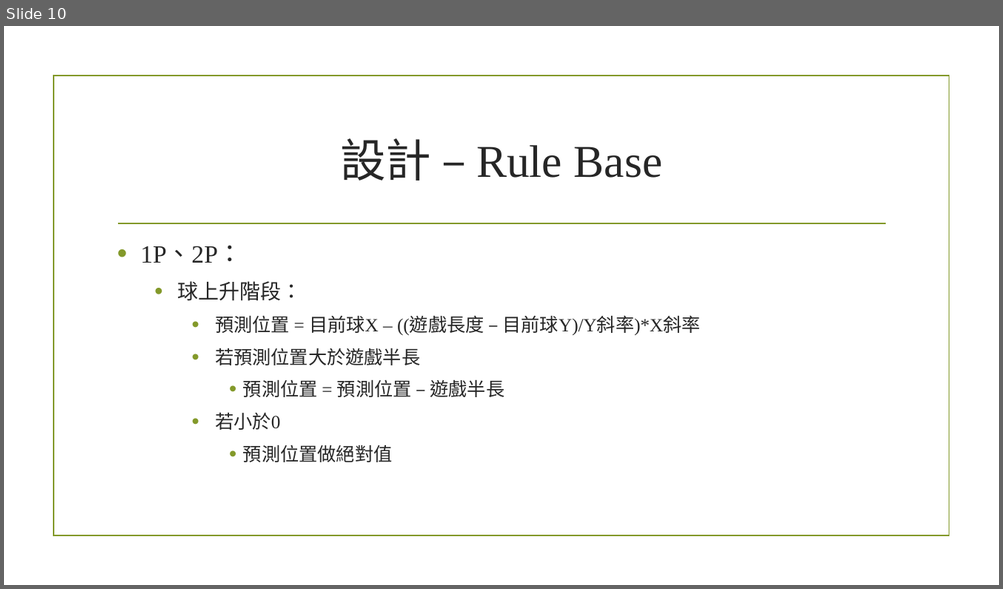
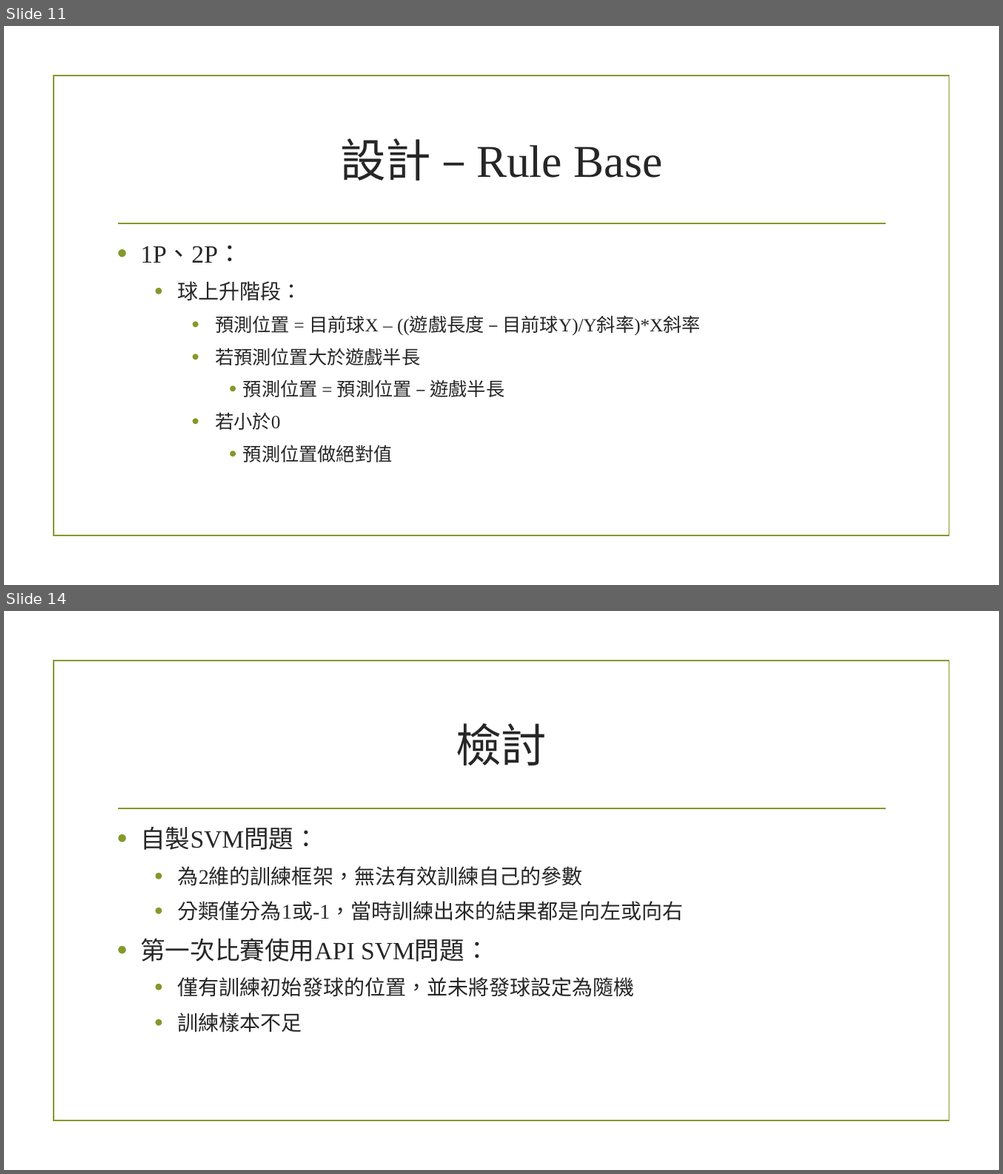
Before and after one commit to ErEcheLon/Mechine-Learning, a slide deck: Hw6/ML_PingPong.pptx. Shown one above the other, each under a label of ours: slide 10 before the commit, slides 11 and 14 after it; the slides between them are not shown. The pictures are 1003x589 and 1003x1174 pixels, drawn with LibreOffice and Linux fonts; fonts in the diff are those of the drawing; background and template pictures are left out. Boxes give left, top, right and bottom in pixels: in the first picture for what was removed or moved away, otherwise in the second. Text is boxed around its words. In the diff, an @@ line names an element or a change of style, - is before the commit and + after.

```diff
--- a/Hw6/ML_PingPong.pptx
+++ b/Hw6/ML_PingPong.pptx
@@ slide 14 added at bbox=[4, 611, 999, 1170], background picture (left out); not listed: 2 template elements that a slide beside it also shows @@
@@ title added at bbox=[455, 723, 546, 766], 44 pt, text #262626 @@
+檢討
@@ text added at bbox=[140, 826, 683, 1033], 20 pt, text #262626 @@
+• 自製SVM問題：
+  • 為2維的訓練框架，無法有效訓練自己的參數
+  • 分類僅分為1或-1，當時訓練出來的結果都是向左或向右
+  • 第一次比賽使用API SVM問題：
+    • 僅有訓練初始發球的位置，並未將發球設定為隨機
+    • 訓練樣本不足
@@ what was slide 10 is now slide 11 @@
```
Also in this commit, not shown: 2 slides changed, 4 other slides added, 1 other file.
